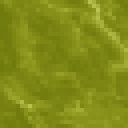
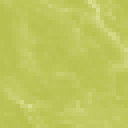
Before/after of a w=128, h=128 layered artwork. What changed in the layer stack:
painted on "texture" over [0, 0, 128, 128]
